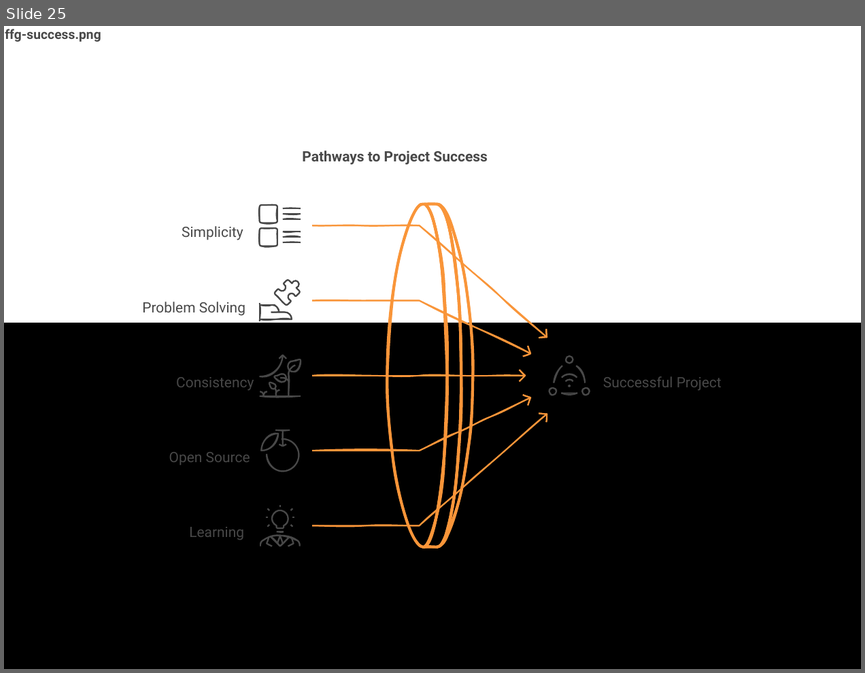
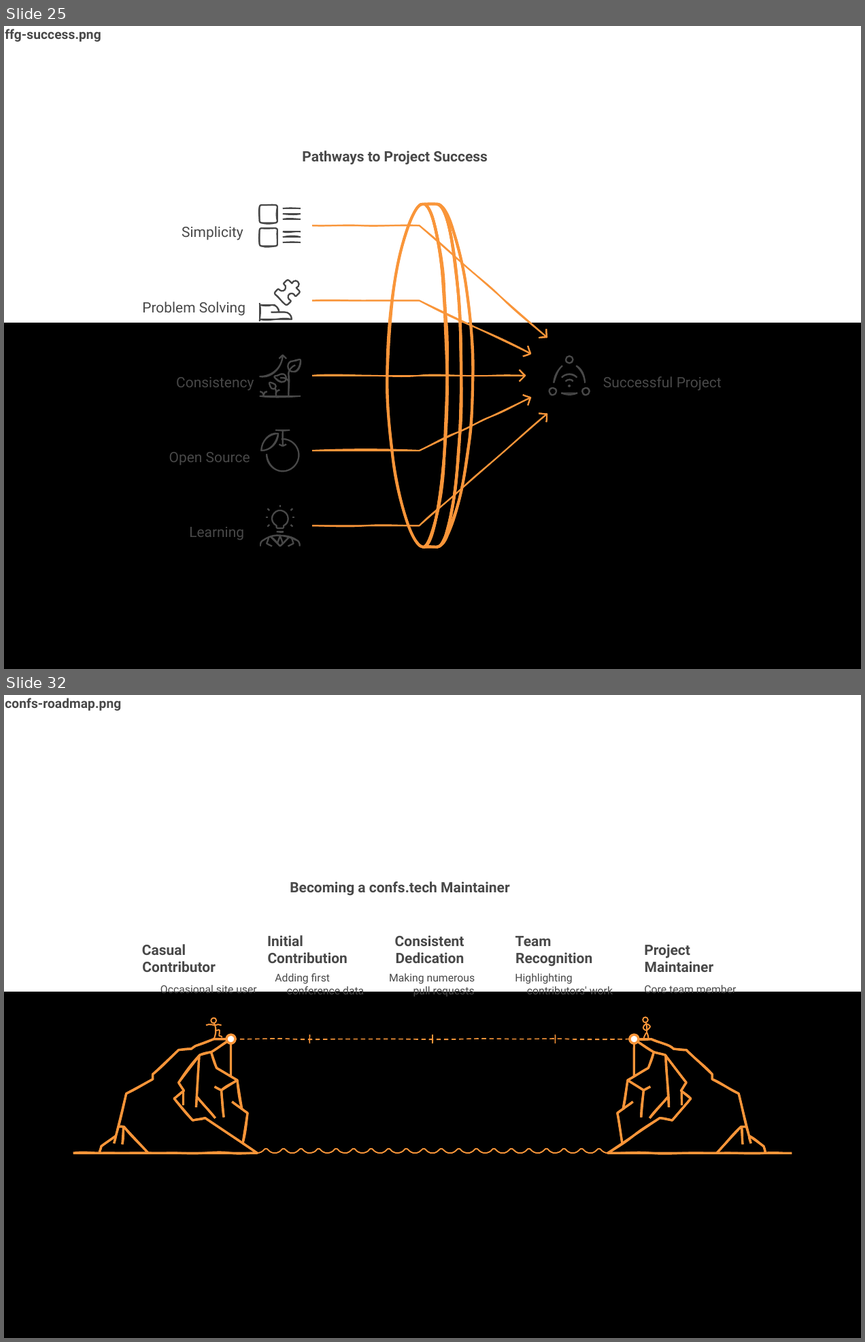
Before and after one commit to JuanPabloDiaz/jpdiaz, a slide deck: src/assets/images/blog/blog-images.pptx. Shown one above the other, each under a label of ours: slide 25 before the commit, slides 25 and 32 after it; the slides between them are not shown. The pictures are 865x673 and 865x1342 pixels, drawn with LibreOffice and Linux fonts; fonts in the diff are those of the drawing. Boxes give left, top, right and bottom in pixels: in the first picture for what was removed or moved away, otherwise in the second. Text is boxed around its words. In the diff, an @@ line names an element or a change of style, - is before the commit and + after.

Commit message:
update blog posts: "Confs.tech Maintainer"

```diff
--- a/src/assets/images/blog/blog-images.pptx
+++ b/src/assets/images/blog/blog-images.pptx
@@ slide 32 added at [4,695,861,1338], background #FFFFFF; not listed: 1 template element that a slide beside it also shows @@
@@ text added at [5,698,121,711], 11 pt, text #484848, bold @@
+confs-roadmap.png
@@ text added at [290,881,510,896], 12 pt, text #484848, bold @@
+Becoming a confs.tech Maintainer
@@ text added at [267,935,347,963], 12 pt, text #484848, bold @@
+Initial
+Contribution
@@ text added at [395,935,464,963], 12 pt, text #484848, bold @@
+Consistent
+Dedication
@@ text added at [515,936,592,966], 12 pt, text #484848, bold @@
+Team
+Recognition
@@ text added at [142,944,215,972], 12 pt, text #484848, bold @@
+Casual
+Contributor
@@ text added at [644,944,714,972], 12 pt, text #484848, bold @@
+Project
+Maintainer
@@ text added at [275,973,364,998], 9 pt, text #484848 @@
+Adding first
+conference data
@@ text added at [389,973,475,998], 9 pt, text #484848 @@
+Making numerous
+pull requests
@@ text added at [515,973,613,998], 9 pt, text #484848 @@
+Highlighting
+contributors' work
@@ text added at [160,983,257,996], 9 pt, text #484848 @@
+Occasional site user
@@ text added at [644,983,736,996], 9 pt, text #484848 @@
+Core team member
@@ freeform shape added at [206,1017,650,1044], outline #F99539 0.92 pt @@
@@ freeform shape added at [206,1017,650,1044], outline #F99539 0.92 pt @@
@@ freeform shape added at [73,1038,258,1154], outline #F99539 1.84 pt @@
@@ freeform shape added at [73,1038,258,1153], outline #F99539 1.84 pt @@
@@ freeform shape added at [235,1038,630,1040], outline #F99539 0.92 pt dashed @@
@@ freeform shape added at [235,1038,630,1040], outline #F99539 0.92 pt dashed @@
@@ freeform shape added at [608,1038,792,1153], outline #F99539 1.84 pt @@
@@ freeform shape added at [608,1038,792,1153], outline #F99539 1.84 pt @@
@@ group added at [227,1034,639,1044]: 6 freeform shapes @@
@@ freeform shape added at [257,1149,607,1153], outline #F99539 0.92 pt @@
@@ freeform shape added at [257,1149,607,1153], outline #F99539 0.92 pt @@
```
Also in this commit, not shown: 11 other slides added, 8 other files.
